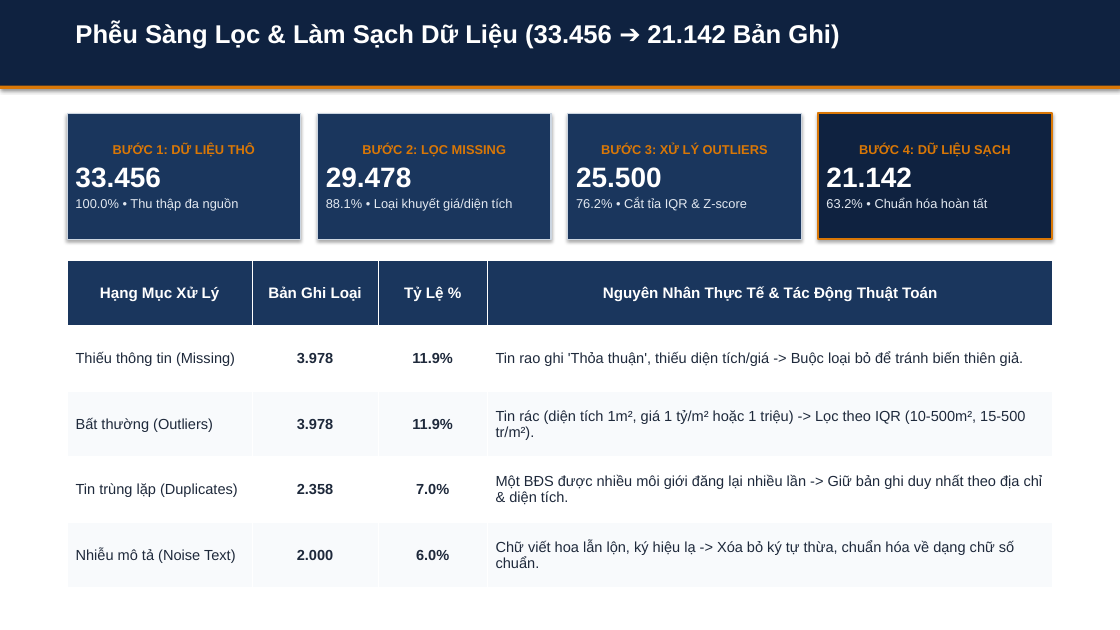
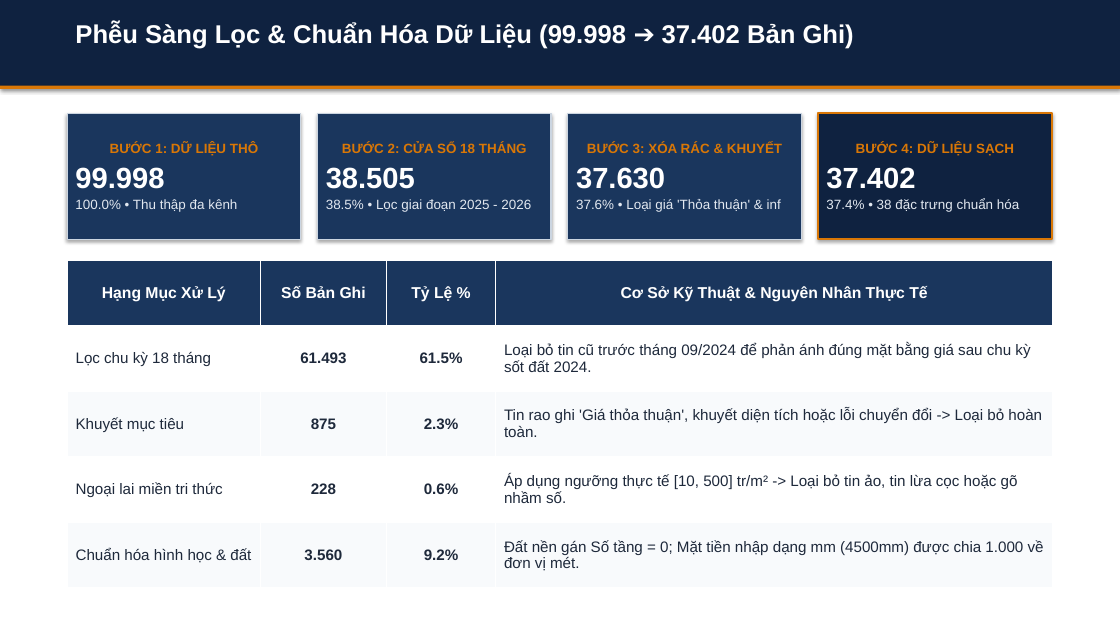
Before and after one commit to HoangLongNguyen-322007/bds_khdl, a slide deck: slide 3 of BAO_CAO_TIEN_DO_SLIDES.pptx. Drawn at 1120x630 pixels with LibreOffice and Linux fonts; fonts in the diff are those of the drawing. Boxes give left, top, right and bottom in pixels: in the first picture for what was removed or moved away, otherwise in the second. Text is boxed around its words. In the diff, an @@ line names an element or a change of style, - is before the commit and + after.

```diff
--- a/BAO_CAO_TIEN_DO_SLIDES.pptx
+++ b/BAO_CAO_TIEN_DO_SLIDES.pptx
@@ text at [75,22,854,49]: text changed @@
-Phễu Sàng Lọc & Làm Sạch Dữ Liệu (33.456 ➔ 21.142 Bản Ghi)
+Phễu Sàng Lọc & Chuẩn Hóa Dữ Liệu (99.998 ➔ 37.402 Bản Ghi)
@@ text in rectangle at [110,143,258,156]: size 11 to 11.5 pt in "BƯỚC 1: DỮ LIỆU THÔ" @@
@@ text in rectangle at [326,143,531,212]: text changed; size 11 to 11.5 pt @@
-BƯỚC 2: LỌC MISSING
-29.478
-88.1% • Loại khuyết giá/diện tích
+BƯỚC 2: CỬA SỔ 18 THÁNG
+38.505
+38.5% • Lọc giai đoạn 2025 - 2026
@@ text in rectangle at [576,143,782,212]: text changed; size 11 to 11.5 pt; bold off @@
-BƯỚC 3: XỬ LÝ OUTLIERS
-25.500
-76.2% • Cắt tỉa IQR & Z-score
+BƯỚC 3: XÓA RÁC & KHUYẾT
+37.630
+37.6% • Loại giá 'Thỏa thuận' & inf
@@ text in rectangle at [856,143,1014,156]: size 11 to 11.5 pt in "BƯỚC 4: DỮ LIỆU SẠCH" @@
@@ text in rectangle at [75,167,237,212]: text changed; size 11 to 11.5 pt @@
-33.456
-100.0% • Thu thập đa nguồn
+99.998
+100.0% • Thu thập đa kênh
@@ text in rectangle at [826,167,1019,212]: text changed; size 11 to 11.5 pt @@
-21.142
-63.2% • Chuẩn hóa hoàn tất
+37.402
+37.4% • 38 đặc trưng chuẩn hóa
@@ table at [67,260,1053,588] @@
-row 1, column 2: Bản Ghi Loại
+row 1, column 2: Số Bản Ghi
-row 1, column 4: Nguyên Nhân Thực Tế & Tác Động Thuật Toán
+row 1, column 4: Cơ Sở Kỹ Thuật & Nguyên Nhân Thực Tế
-row 2: Thiếu thông tin (Missing) | 3.978 | 11.9% | Tin rao ghi 'Thỏa thuận', thiếu diện tích/giá -> Buộc loại bỏ để tránh biến thiên giả.
+row 2: Lọc chu kỳ 18 tháng | 61.493 | 61.5% | Loại bỏ tin cũ trước tháng 09/2024 để phản ánh đúng mặt bằng giá sau chu kỳ sốt đất 2024.
-row 3: Bất thường (Outliers) | 3.978 | 11.9% | Tin rác (diện tích 1m², giá 1 tỷ/m² hoặc 1 triệu) -> Lọc theo IQR (10-500m², 15-500 tr/m²).
+row 3: Khuyết mục tiêu | 875 | 2.3% | Tin rao ghi 'Giá thỏa thuận', khuyết diện tích hoặc lỗi chuyển đổi -> Loại bỏ hoàn toàn.
-row 4: Tin trùng lặp (Duplicates) | 2.358 | 7.0% | Một BĐS được nhiều môi giới đăng lại nhiều lần -> Giữ bản ghi duy nhất theo địa chỉ & diện tích.
+row 4: Ngoại lai miền tri thức | 228 | 0.6% | Áp dụng ngưỡng thực tế [10, 500] tr/m² -> Loại bỏ tin ảo, tin lừa cọc hoặc gõ nhầm số.
-row 5: Nhiễu mô tả (Noise Text) | 2.000 | 6.0% | Chữ viết hoa lẫn lộn, ký hiệu lạ -> Xóa bỏ ký tự thừa, chuẩn hóa về dạng chữ số chuẩn.
+row 5: Chuẩn hóa hình học & đất | 3.560 | 9.2% | Đất nền gán Số tầng = 0; Mặt tiền nhập dạng mm (4500mm) được chia 1.000 về đơn vị mét.
@@ size 13 to 13.5 pt in "Hạng Mục Xử Lý", "Tỷ Lệ %" @@
```
Also in this commit, not shown: 22 other slides changed, 7 other files.
